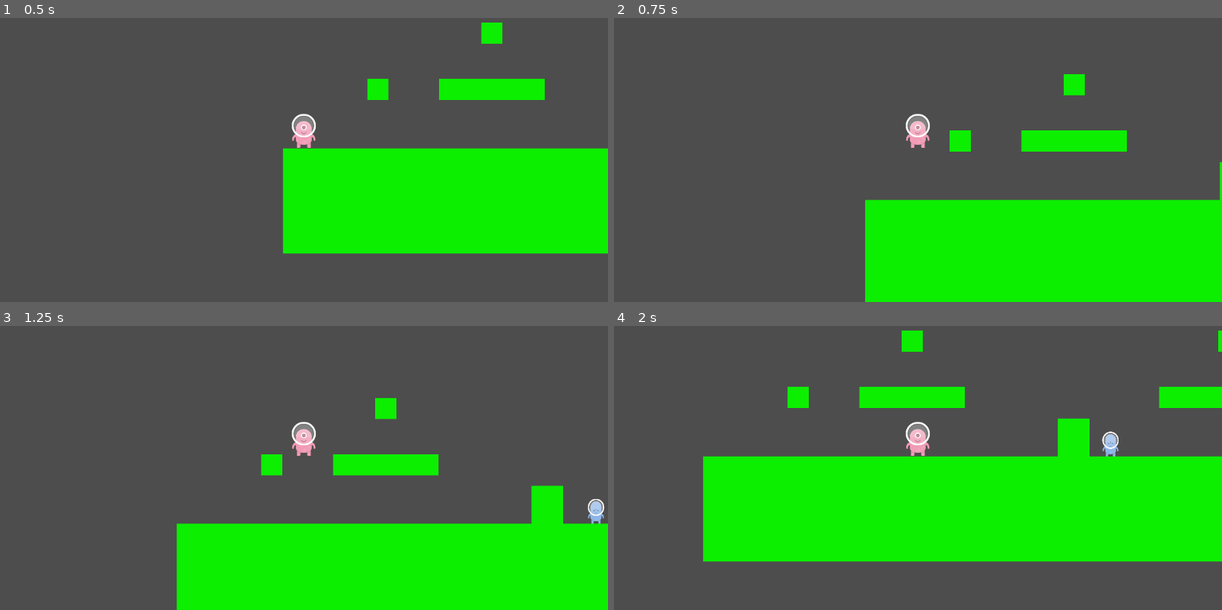
Above: before the commit, frames 1-4 (two rows, left to right).
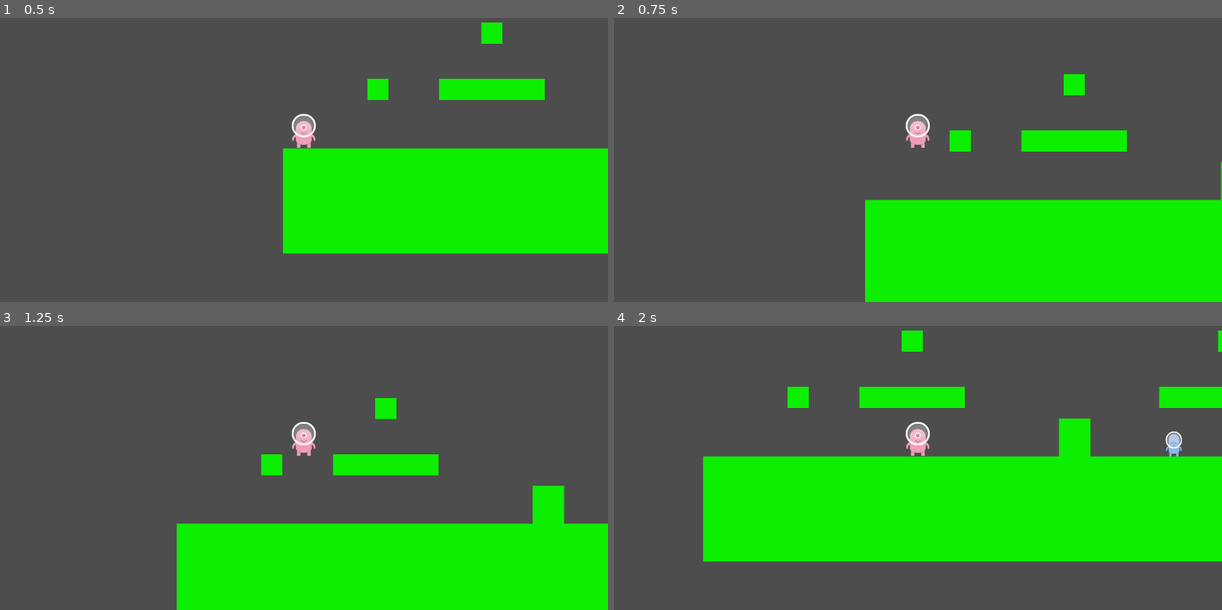
Above: after the commit, the same moments.

Repository: rcooper47/untitled-platformer
Game: Godot game, scene res://level.tscn
The game is run twice, just before and just after one commit, with the same random seed, the same clock (stepped at 60 frames per second) and the same inputs. The project has no main scene, so this scene is started directly.
Inputs:
- Up to frame 1 (0.5 s): no input
- Up to frame 2 (0.75 s): tap Enter (ui_accept) at 0.5 s; hold Right (ui_right) from 0.53 s (still down)
- Up to frame 3 (1.25 s): keep holding Right (ui_right); tap Enter (ui_accept) at 0.77 s
- Up to frame 4 (2 s): keep holding Right (ui_right); tap Enter (ui_accept) at 1.52 s

Frame 1 is identical in both runs. In frame 2, less than 0.1% of the frame differs, in the area x 99-100%, y 50-65%; in frame 3, 0.3%; in frame 4, 0.4%, in the area x 72-94%, y 32-46%.

Commit message:
Enemy movement and wall collision

Diff:
--- a/EnemyMovement2.gd
+++ b/EnemyMovement2.gd
@@ -1,11 +1,32 @@
 extends StaticBody2D
 
-const speed = 30
-var value = randf_range(-1, 1)
-var direction = Vector2(-1,0).normalized()
+var speed = 150
+var velocity = Vector2()
+var direction = -1
 
 func _ready():
 	pass
 
+
+func start(pos, dir):
+	position = pos
+	velocity = Vector2(speed, 0)
+
 func _physics_process(delta):
-	position += direction * speed * delta
+	velocity.x = speed * direction
+	var space_state = get_world_2d().direct_space_state
+	var ray_cast_area = PhysicsRayQueryParameters2D.create(transform.origin, Vector2(1, 0))
+	print(transform.get_origin())
+	ray_cast_area.exclude = [self]
+	var x_collision_happened = space_state.intersect_ray(ray_cast_area)
+
+	if x_collision_happened:
+		print("ouch")
+		if x_collision_happened.collider.name == "GroundBody":
+			direction *= -1
+			velocity.x = speed * direction
+		elif x_collision_happened.collider.name == "PlayerBody2D":
+			print("Death to the PC!")
+
+
+	var collide = move_and_collide(velocity * delta)
--- a/Tile.tscn
+++ b/Tile.tscn
@@ -4,14 +4,16 @@
 
 [node name="Griund Tile" type="Node2D"]
 
-[node name="StaticBody2D" type="StaticBody2D" parent="."]
+[node name="GroundBody" type="StaticBody2D" parent="."]
+collision_layer = 4
+collision_mask = 3
 
-[node name="ColorRect" type="ColorRect" parent="StaticBody2D"]
+[node name="ColorRect" type="ColorRect" parent="GroundBody"]
 offset_right = 40.0
 offset_bottom = 40.0
 color = Color(0.0470588, 0.937255, 0, 1)
 
-[node name="CollisionShape2D" type="CollisionShape2D" parent="StaticBody2D"]
+[node name="CollisionShape2D" type="CollisionShape2D" parent="GroundBody"]
 position = Vector2(20, 20)
 scale = Vector2(2, 2)
 shape = SubResource("RectangleShape2D_w0qhe")
--- a/level.tscn
+++ b/level.tscn
@@ -6,6 +6,9 @@
 [ext_resource type="Texture2D" uid="uid://cwslmkwh4ryo" path="res://Assets/Platformer Pack Redux/PNG/Players/128x256/Pink/alienPink_front.png" id="3_oo8o6"]
 [ext_resource type="Script" path="res://EnemyMovement2.gd" id="5_atf8f"]
 [ext_resource type="Texture2D" uid="uid://5heh70cmg25h" path="res://Assets/Platformer Pack Redux/PNG/Players/128x256/Blue/alienBlue_front.png" id="5_s8fw2"]
+
+[sub_resource type="RectangleShape2D" id="RectangleShape2D_kj3jy"]
+size = Vector2(68, 80)
 
 [sub_resource type="TileSetAtlasSource" id="TileSetAtlasSource_va1rx"]
 texture = ExtResource("1_m2rko")
@@ -17079,6 +17082,13 @@
 
 [node name="Node2D" type="Node2D"]
 
+[node name="Area2D" type="Area2D" parent="."]
+position = Vector2(352, 208)
+
+[node name="CollisionShape2D" type="CollisionShape2D" parent="Area2D"]
+position = Vector2(344, 368)
+shape = SubResource("RectangleShape2D_kj3jy")
+
 [node name="TileMap" type="TileMap" parent="."]
 tile_set = SubResource("TileSet_3ea63")
 format = 2
@@ -17158,7 +17168,7 @@
 [node name="Grounded Obstacles" type="Node2D" parent="Environment"]
 
 [node name="Griund Tile" parent="Environment/Grounded Obstacles" instance=ExtResource("2_aokib")]
-position = Vector2(664, 536)
+position = Vector2(666, 536)
 scale = Vector2(1.5, 2)
 
 [node name="Griund Tile2" parent="Environment/Grounded Obstacles" instance=ExtResource("2_aokib")]
@@ -17229,6 +17239,7 @@
 [node name="PlayerBody2D" type="CharacterBody2D" parent="."]
 position = Vector2(32, 576)
 scale = Vector2(2, 2)
+collision_mask = 6
 script = ExtResource("3_3bjr4")
 
 [node name="CollisionShape2D" type="CollisionShape2D" parent="PlayerBody2D"]
@@ -17244,6 +17255,8 @@
 
 [node name="StaticBody2D" type="StaticBody2D" parent="."]
 position = Vector2(824, 584)
+collision_layer = 2
+collision_mask = 5
 script = ExtResource("5_atf8f")
 
 [node name="CollisionShape2D" type="CollisionShape2D" parent="StaticBody2D"]
--- a/project.godot
+++ b/project.godot
@@ -13,3 +13,12 @@
 config/name="Unnamed Platformer Project"
 config/features=PackedStringArray("4.2", "Forward Plus")
 config/icon="res://icon.svg"
+
+[layer_names]
+
+2d_render/layer_1="player"
+2d_render/layer_2="enemy"
+2d_render/layer_3="environment"
+2d_physics/layer_1="player"
+2d_physics/layer_2="enemy"
+2d_physics/layer_3="environment"
Not shown: 1 places in level.tscn that only renumber resources
